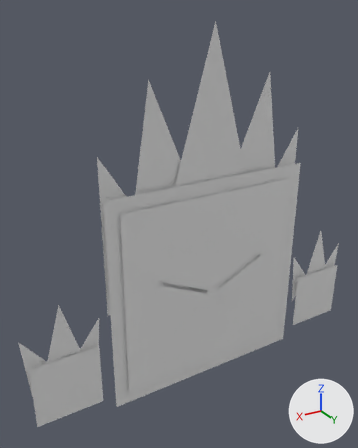
An edit to the FBX model Finger Guns/Assets/Art/Bosses/Elemental/Elemental_Fire.fbx, drawn before and after from the same camera.
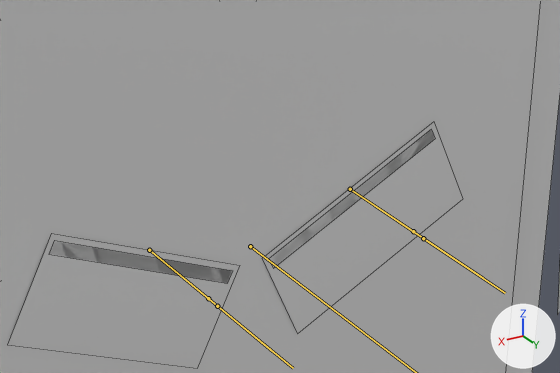
There are two pictures of each version: one whole from a camera (50 mm lens) standing at (2.48, 3.49, 2.47) and looking at (0.27, -0.19, 0.63), one close up on the part from 41% to 82% of the width and 49% to 71% of the height. Every picture has the same lights, and +X, +Y and +Z are marked at lower right. Both versions are drawn at frame 1 of the action 'Rig_Elemental|Expression_Angry'; the numbers are the values there. The bones that bend it are drawn over the model as lines in the close-ups. The close-ups show mesh edges as thin lines.

In view in the first close-up: 'Elemental_Fire'.
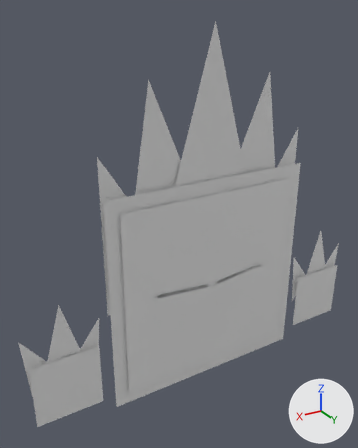
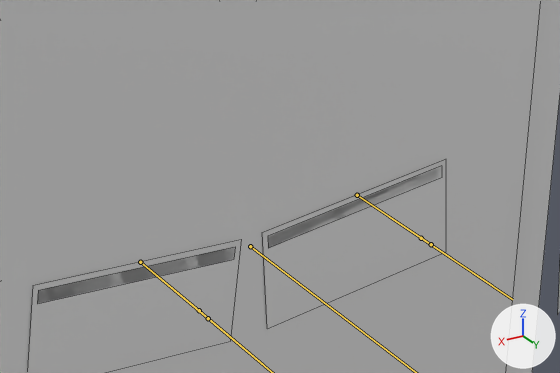
Location of each change, [x1, y1, x2, y2] in pixels of the close-ups (560 x 373 px):
'Elemental_Fire', posed: [0, 0, 560, 373] in both
bone 'Eye_Open.R', root to tip: before (149, 250) to (208, 298); after (140, 262) to (199, 310)
bone 'Eyes_Closed.R', root to tip: before (149, 250) to (217, 306); after (140, 262) to (208, 318)
bone 'Eye_Open.L', root to tip: before (350, 189) to (413, 231); after (357, 195) to (421, 238)
bone 'Eyes_Closed.L', root to tip: before (350, 189) to (423, 238); after (357, 195) to (431, 244)

The edits, one by one:
Bone 'Eye_Open.R' (bone_eye_open_r) moves from (0.025, 0.0, -0.025) to (0.0, 0.0, 0.0).
Bone 'Eye_Open.R' (bone_eye_open_r) turns from (0, -20, 0) to (0, 0, 0) degrees about its own x, y and z.
Bone 'Eyes_Closed.R' (bone_eyes_closed_r) moves from (0.025, 0.0, -0.025) to (0.0, 0.0, 0.0).
Bone 'Eyes_Closed.R' (bone_eyes_closed_r) turns from (0, -20, 0) to (0, 0, 0) degrees about its own x, y and z.
Bone 'Eye_Open.L' (bone_eye_open_l) moves from (-0.025, 0.0, -0.025) to (0.0, 0.0, 0.0).
Bone 'Eye_Open.L' (bone_eye_open_l) turns from (0, 20, 0) to (0, 0, 0) degrees about its own x, y and z.
Bone 'Eyes_Closed.L' (bone_eyes_closed_l) moves from (-0.025, 0.0, -0.025) to (0.0, 0.0, 0.0).
Bone 'Eyes_Closed.L' (bone_eyes_closed_l) turns from (0, 20, 0) to (0, 0, 0) degrees about its own x, y and z.
